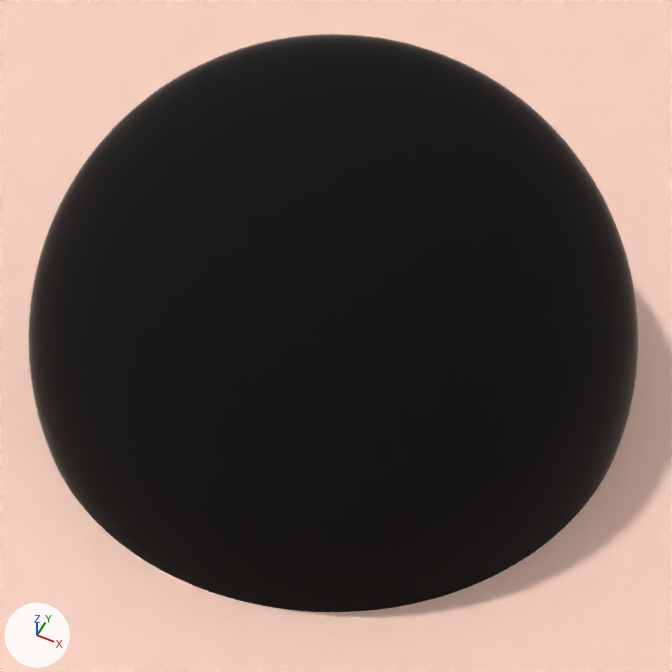
The Blender file 03.blend: old version first, new version second.
The view is the same before and after, from a 50 mm lens placed at (0.289, -3.284, 0.721), pointed at (0.0, -2.706, -0.001). Every picture has the same lights, and +X, +Y and +Z are marked at lower left.
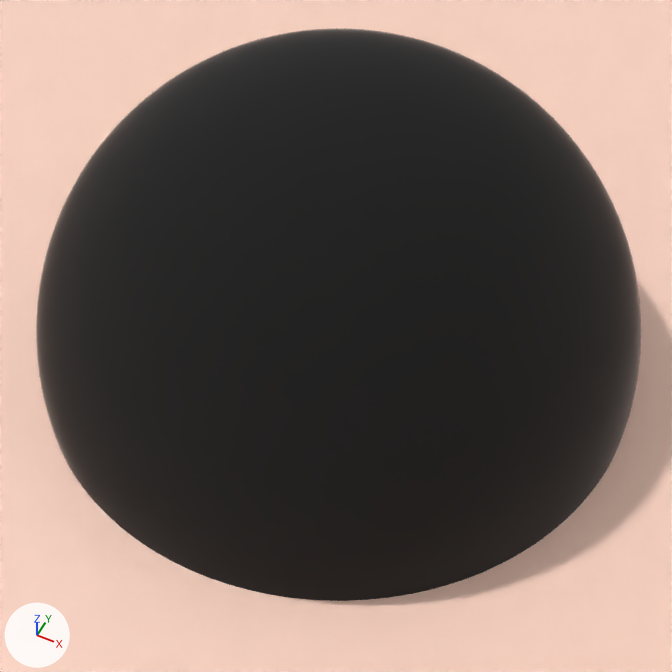
Changed parts and their boxes [x1, y1, x2, y2] in the pictures (672 x 672 px):
'Sphere', surface changed, moved
    before: [28, 34, 638, 612]
    after: [36, 28, 641, 601]

The change, as a diff of the scene's bpy script:
```diff
--- a/03.blend.py
+++ b/03.blend.py
@@ mat_material @@
 n3 = _N.new('ShaderNodeBsdfPrincipled'); n3.name = 'Principled BSDF'
 n3.inputs[0].default_value = (0.00719, 0.00719, 0.00719, 1.0)  # 'Base Color', black #141414
-n3.inputs[13].default_value = 0.1  # 'Specular IOR Level'
+n3.inputs[13].default_value = 0.45  # 'Specular IOR Level'
 _L.new(n3.outputs[0], n0.inputs[0])  # 'BSDF' to 'Surface'
@@ ob_sphere @@
 ob_sphere = bpy.data.objects.new('Sphere', me_sphere_001)
-ob_sphere.location = (0.0, -2.711, 0.0)
+ob_sphere.location = (0.0, -2.7, 0.0)
 ob_sphere.scale = (0.3, 0.3, 0.3)
```
